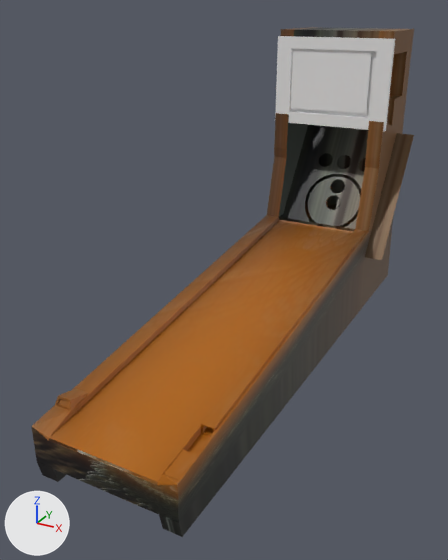
One commit to the Blender file uncategorized/skeeball.blend: the scene before it, then after it.
Camera for both pictures: a 50 mm camera at (5.0, -10.81, 3.66) aimed at (-0.42, -0.97, -1.27). The axes (+X, +Y, +Z) are drawn at lower left. The lights are the same throughout.
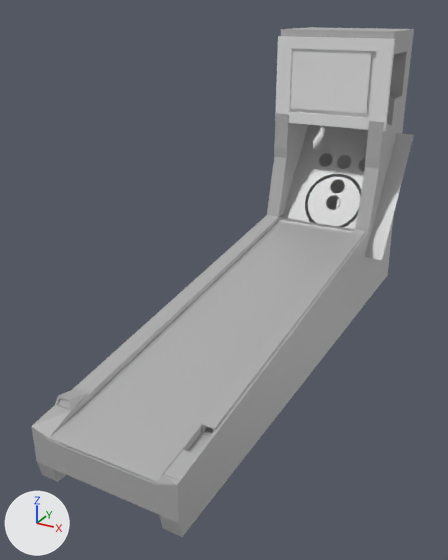
Location of each change, [x1, y1, x2, y2] in pixels of the pictures (448 x 560 px):
'model', surface changed (brown to grey)
    both: [31, 27, 414, 537]
'Cube.008', surface changed
    both: [279, 125, 414, 260]

The edits, one by one:
In material 'Material.023' (mat_material_023), texture is no longer img_iguana_jpg_005.
In material 'Material.023' (mat_material_023), base_color is now set to (0.5, 0.5, 0.5), grey #bcbcbc.
In material 'Material.035' (mat_material_035), texture is no longer img_iguana_jpg_008.
In material 'Material.035' (mat_material_035), base_color is now set to (0.5, 0.5, 0.5), grey #bcbcbc.
